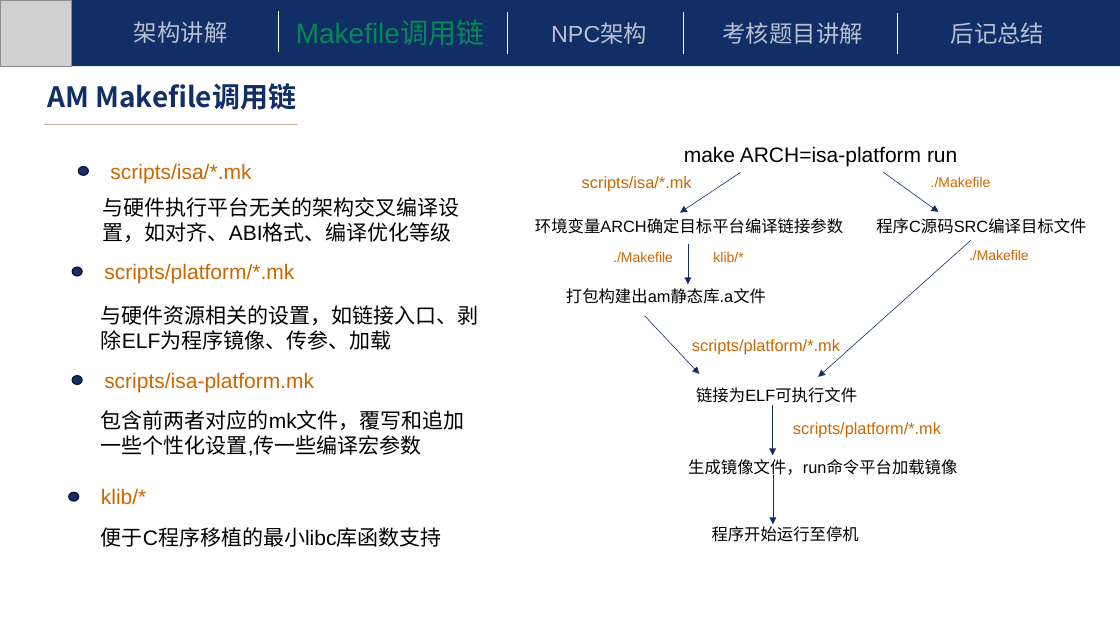
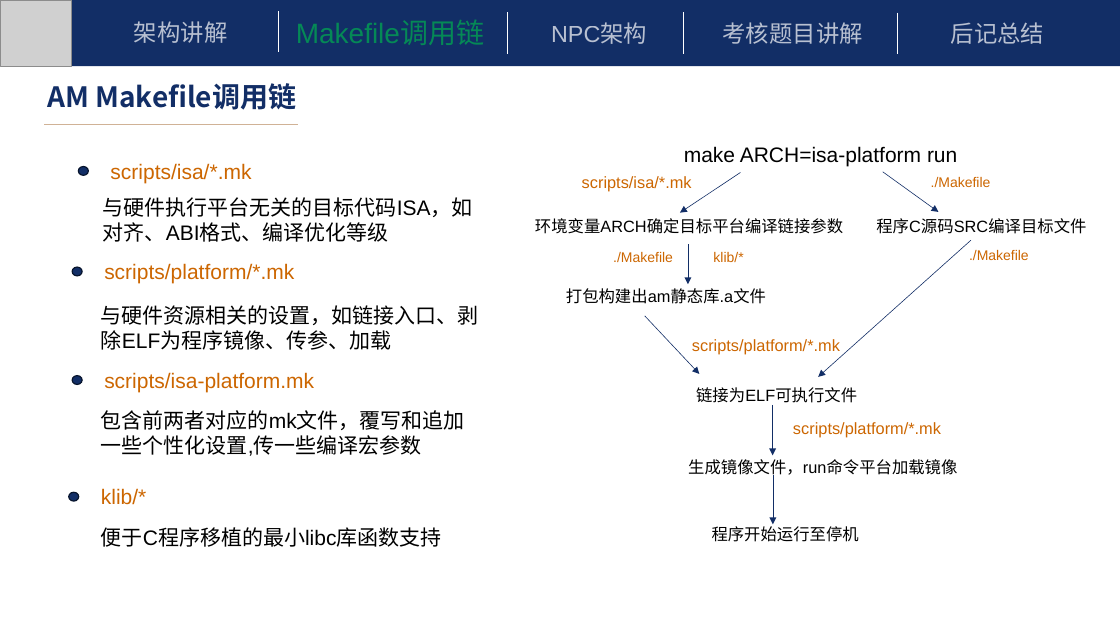
Before and after one commit to beautyseeker/YSYX, a slide deck: slide 13 of Misc/ysyx-C阶段答辩.pptx. Drawn at 1120x630 pixels with LibreOffice and Linux fonts; fonts in the diff are those of the drawing; grey boxes stand for pictures. Boxes give left, top, right and bottom in pixels: in the first picture for what was removed or moved away, otherwise in the second. Text is boxed around its words. In the diff, an @@ line names an element or a change of style, - is before the commit and + after.

```diff
--- a/Misc/ysyx-C阶段答辩.pptx
+++ b/Misc/ysyx-C阶段答辩.pptx
@@ text at bbox=[103, 197, 473, 242]: text changed @@
-与硬件执行平台无关的架构交叉编译设置，如对齐、ABI格式、编译优化等级
+与硬件执行平台无关的目标代码ISA，如对齐、ABI格式、编译优化等级
```
Also in this commit, not shown: 8 other slides changed, 3 slides added.
